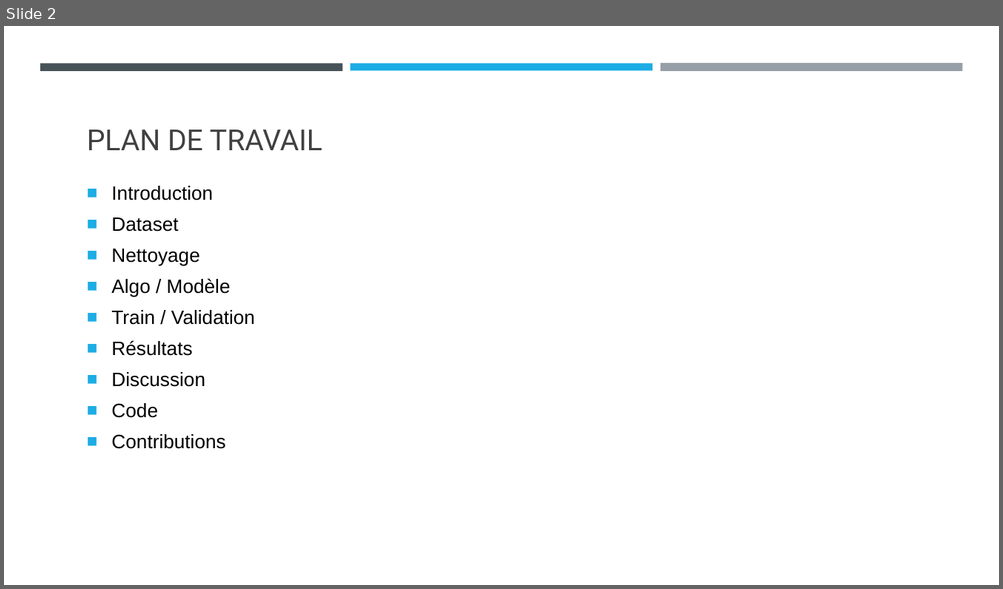
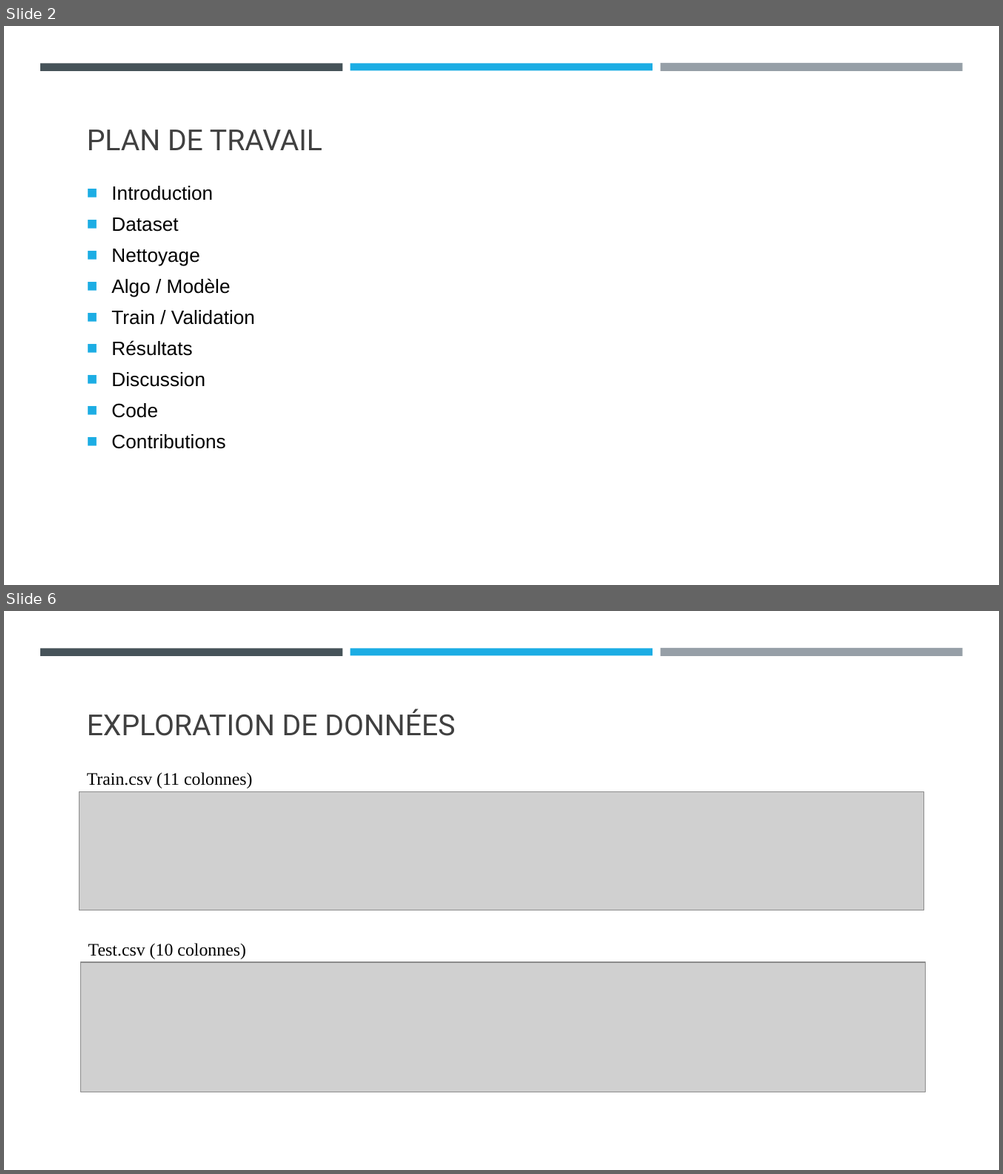
Before and after one commit to wiwiwisso/Health_Insurance_Cross_Sell_Prediction, a slide deck: Prédictions de ventes croisée d’assurence maladie et assurence.pptx. Shown one above the other, each under a label of ours: slide 2 before the commit, slides 2 and 6 after it; the slides between them are not shown. The pictures are 1003x589 and 1003x1174 pixels, drawn with LibreOffice and Linux fonts; fonts in the diff are those of the drawing; grey boxes stand for pictures. Boxes give left, top, right and bottom in pixels: in the first picture for what was removed or moved away, otherwise in the second. Text is boxed around its words. In the diff, an @@ line names an element or a change of style, - is before the commit and + after.

```diff
--- a/Prédictions de ventes croisée d’assurence maladie et assurence.pptx
+++ b/Prédictions de ventes croisée d’assurence maladie et assurence.pptx
@@ slide 6 added at (4, 611, 999, 1170), background #FFFFFF; not listed: 3 template elements that a slide beside it also shows @@
@@ title added at (87, 709, 455, 736), 28 pt, text #404040 @@
+EXPLORATION DE DONNÉES
@@ text added at (87, 772, 253, 789), 17 pt, text #000000 @@
+Train.csv (11 colonnes)
@@ picture added at (79, 792, 924, 910) @@
@@ text added at (88, 943, 246, 960), 17 pt, text #000000 @@
+Test.csv (10 colonnes)
@@ picture added at (81, 963, 925, 1092) @@
```
Also in this commit, not shown: 1 slide changed, 12 other slides added, 2 slides removed, 2 other files.
